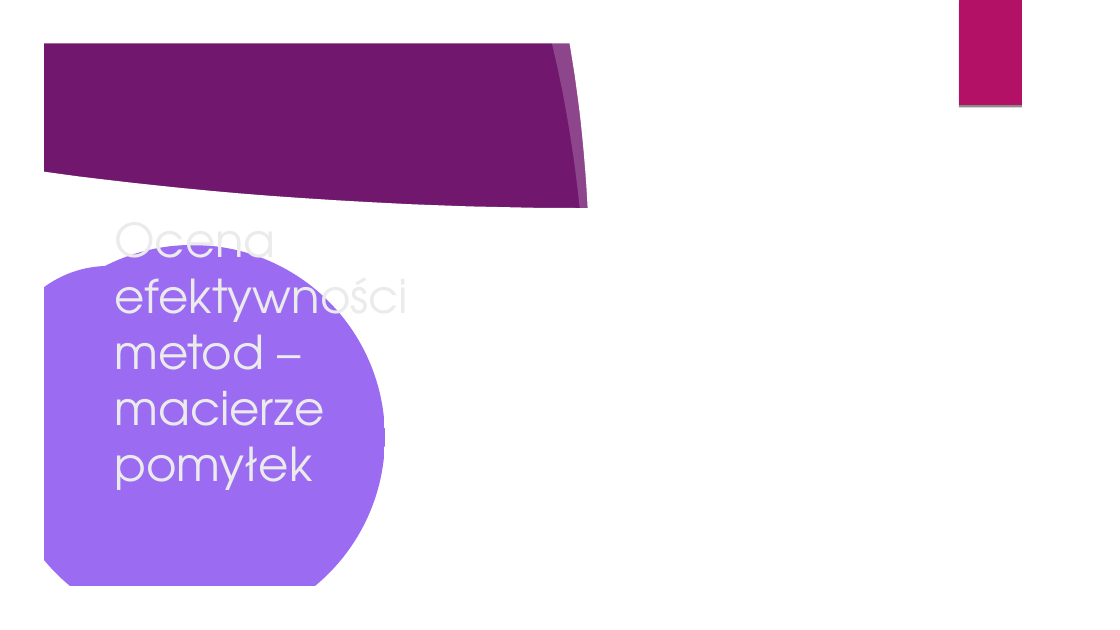
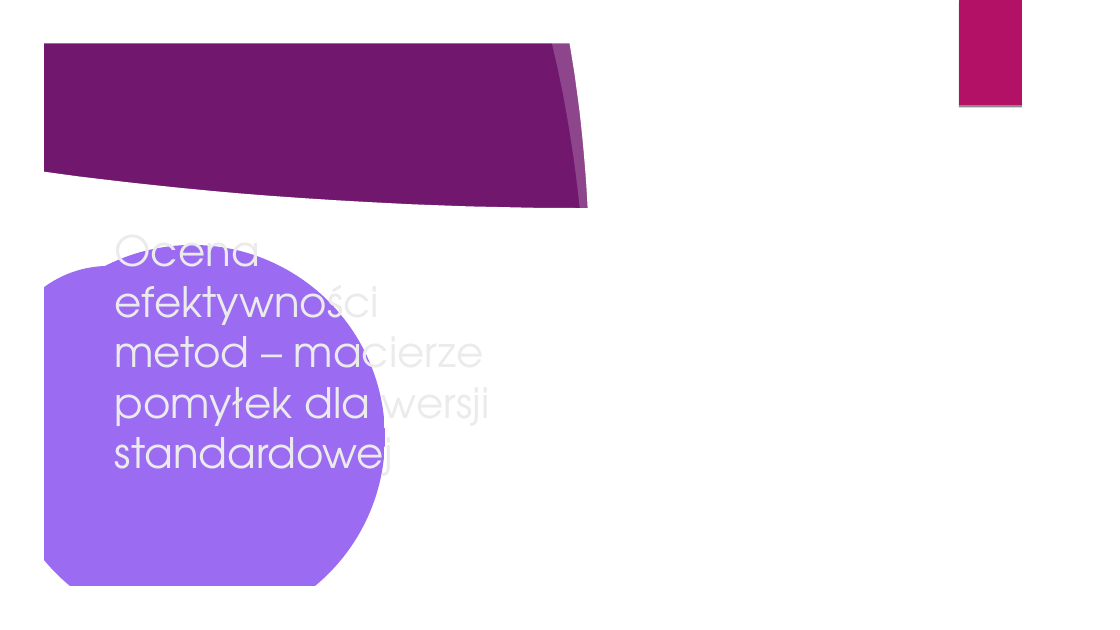
Before and after one commit to Pawel-Tomasz-Nowak/Scientific-collaboration, a slide deck: slide 43 of Prezentacje/prezentacja z ukrojonymi slajdami.odp (slide 46 before the commit). Drawn at 1120x630 pixels with LibreOffice and Linux fonts; fonts in the diff are those of the drawing; background and template pictures are left out. Boxes give left, top, right and bottom in pixels: in the first picture for what was removed or moved away, otherwise in the second. Text is boxed around its words. In the diff, an @@ line names an element or a change of style, - is before the commit and + after.

```diff
--- a/Prezentacje/prezentacja z ukrojonymi slajdami.odp
+++ b/Prezentacje/prezentacja z ukrojonymi slajdami.odp
@@ title at [114,223,490,488]: text changed; size 40 to 36 pt @@
-Ocena efektywności metod – macierze pomyłek
+Ocena efektywności metod – macierze pomyłek dla wersji standardowej
```
Also in this commit, not shown: 24 other slides changed, 5 slides added, 11 slides removed, 3 other files.
